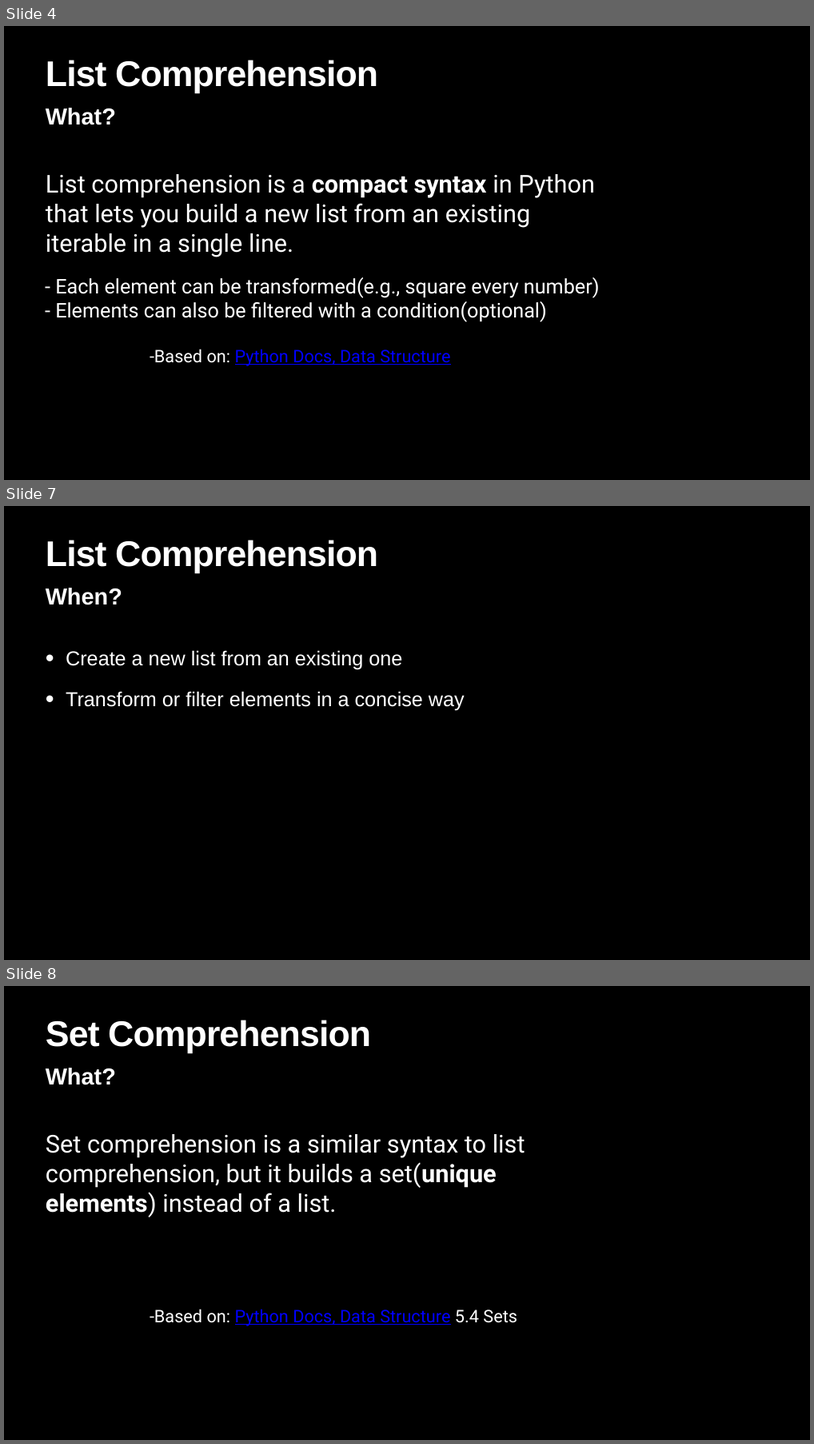
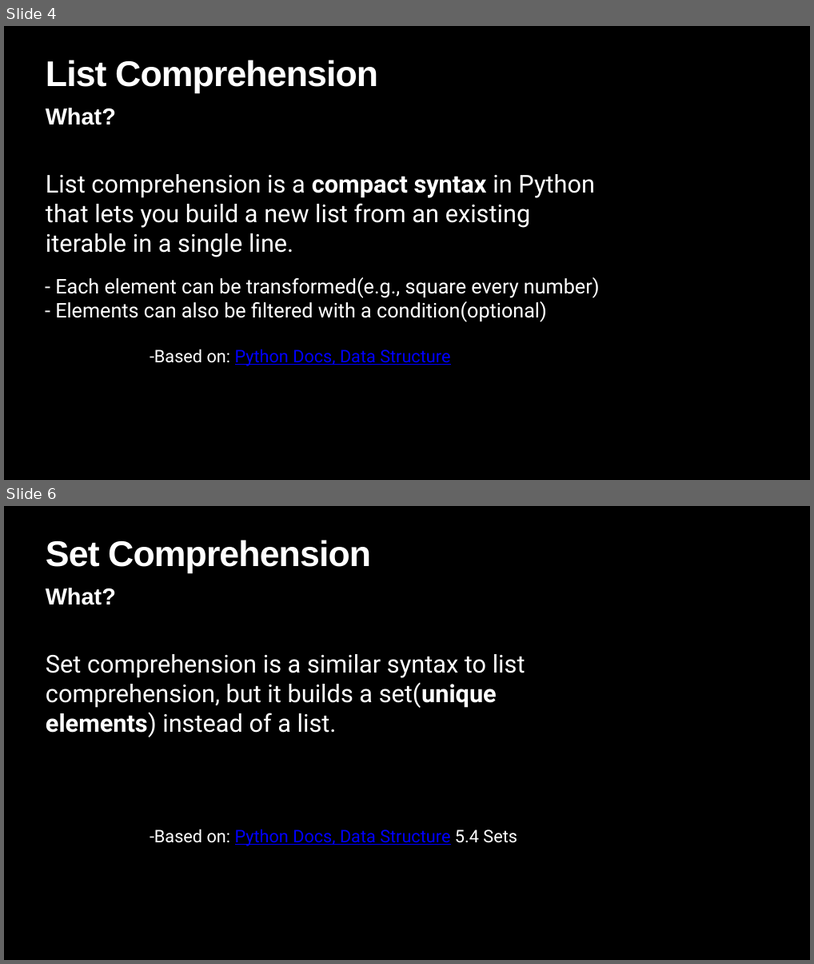
Before and after one commit to xiwu5/lightningtechtalk, a slide deck: Lightning Talk02.pptx. Shown one above the other, each under a label of ours: slides 4, 7 and 8 before the commit, slides 4 and 6 after it; the slides between them are not shown. The pictures are 814x1444 and 814x964 pixels, drawn with LibreOffice and Linux fonts; fonts in the diff are those of the drawing. Boxes give left, top, right and bottom in pixels: in the first picture for what was removed or moved away, otherwise in the second. Text is boxed around its words. In the diff, an @@ line names an element or a change of style, - is before the commit and + after.

```diff
--- a/Lightning Talk02.pptx
+++ b/Lightning Talk02.pptx
@@ slide 7 removed at [4,506,810,960], background #000000 @@
@@ title removed at [46,540,378,573] @@
-List Comprehension
@@ text removed at [46,588,122,605] @@
-When?
@@ text removed at [66,650,465,711] @@
-• Create a new list from an existing one
-• Transform or filter elements in a concise way
@@ what was slide 8 is now slide 6 @@
```
Also in this commit, not shown: 6 slides changed, 2 slides added, 5 other slides removed.
